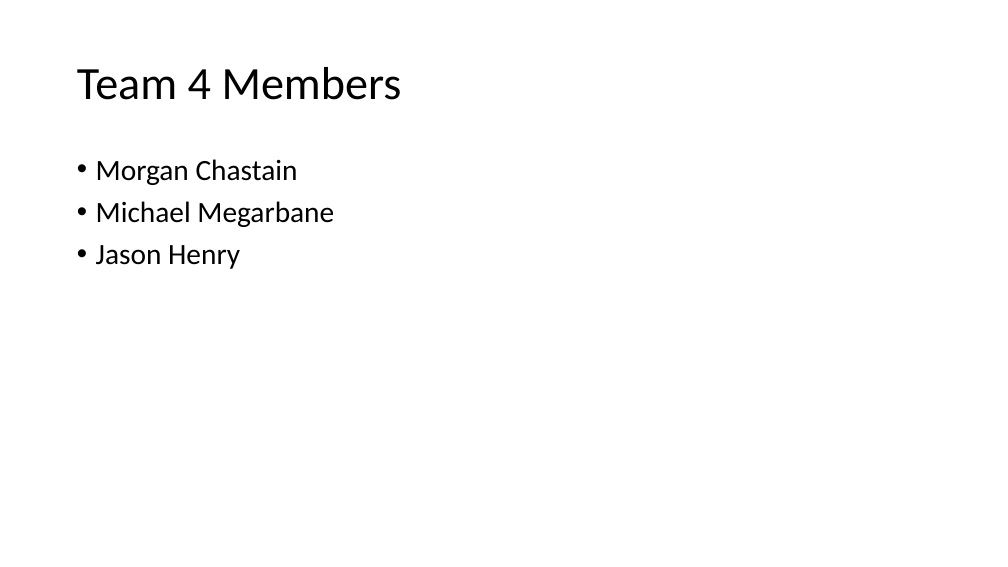
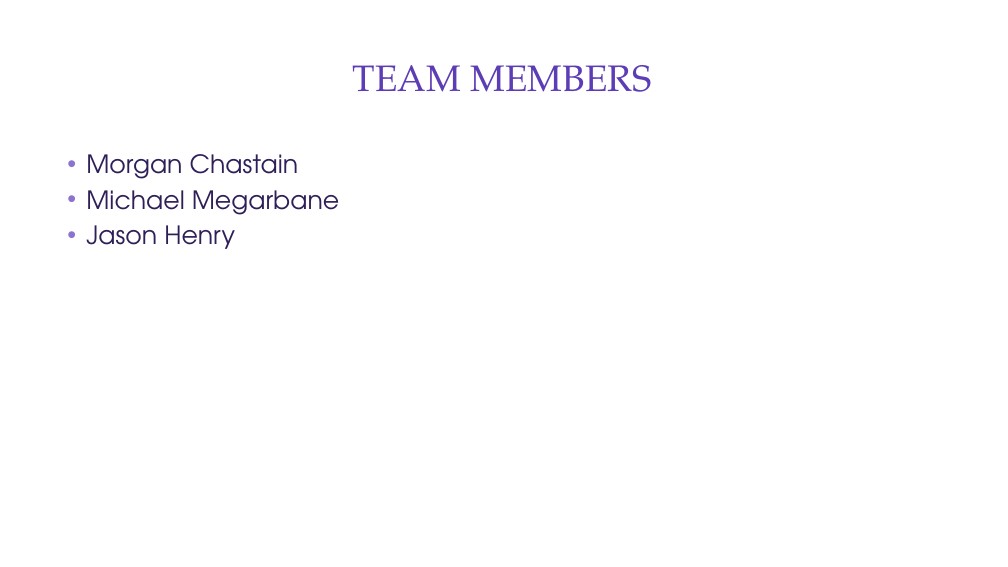
Before and after one commit to DukeDog37/MomsConnectPrj1, a slide deck: slide 2 of Presentation1.pptx. Drawn at 1008x567 pixels with LibreOffice and Linux fonts; fonts in the diff are those of the drawing; background and template pictures are left out. Boxes give left, top, right and bottom in pixels: in the first picture for what was removed or moved away, otherwise in the second. Text is boxed around its words. In the diff, an @@ line names an element or a change of style, - is before the commit and + after.

```diff
--- a/Presentation1.pptx
+++ b/Presentation1.pptx
@@ rounded rectangle added at [10,8,998,560], fill #FFFFFF @@
@@ rectangle added at [30,23,978,132], fill #FFFFFF at 83% opacity @@
@@ rectangle added at [41,31,965,123], fill #FFFFFF @@
@@ title at [353,65,652,92]: text changed; size 44 to 35 pt; font Calibri to TeX Gyre Pagella; text colour #000000 to #5D3DB5 @@
-Team 4 Members
+TEAM MEMBERS
@@ text "Morgan Chastain": place and size @@
-text "Morgan Chastain" at [96,159,334,269]
+text "Morgan Chastain" at [86,154,339,249]
@@ text "Morgan Chastain" at [86,154,339,249]: size 28 to 24 pt, font Calibri to TeX Gyre Adventor, text colour #000000 to #2F1F58; indent changed; line spacing 0.9 to 1; less space between paragraphs @@
```
Also in this commit, not shown: 5 other slides changed, 2 slides added, 1 slide removed.
